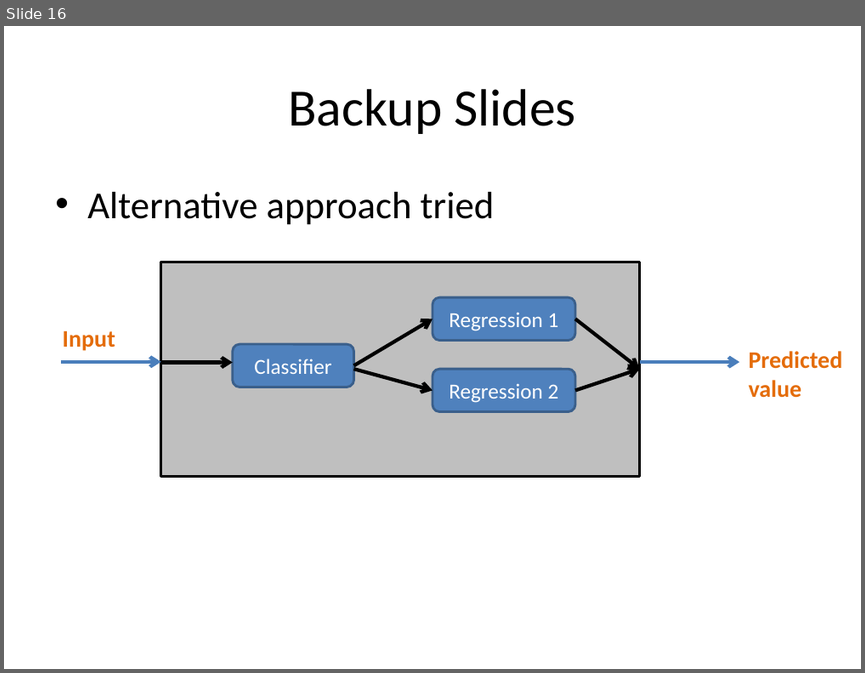
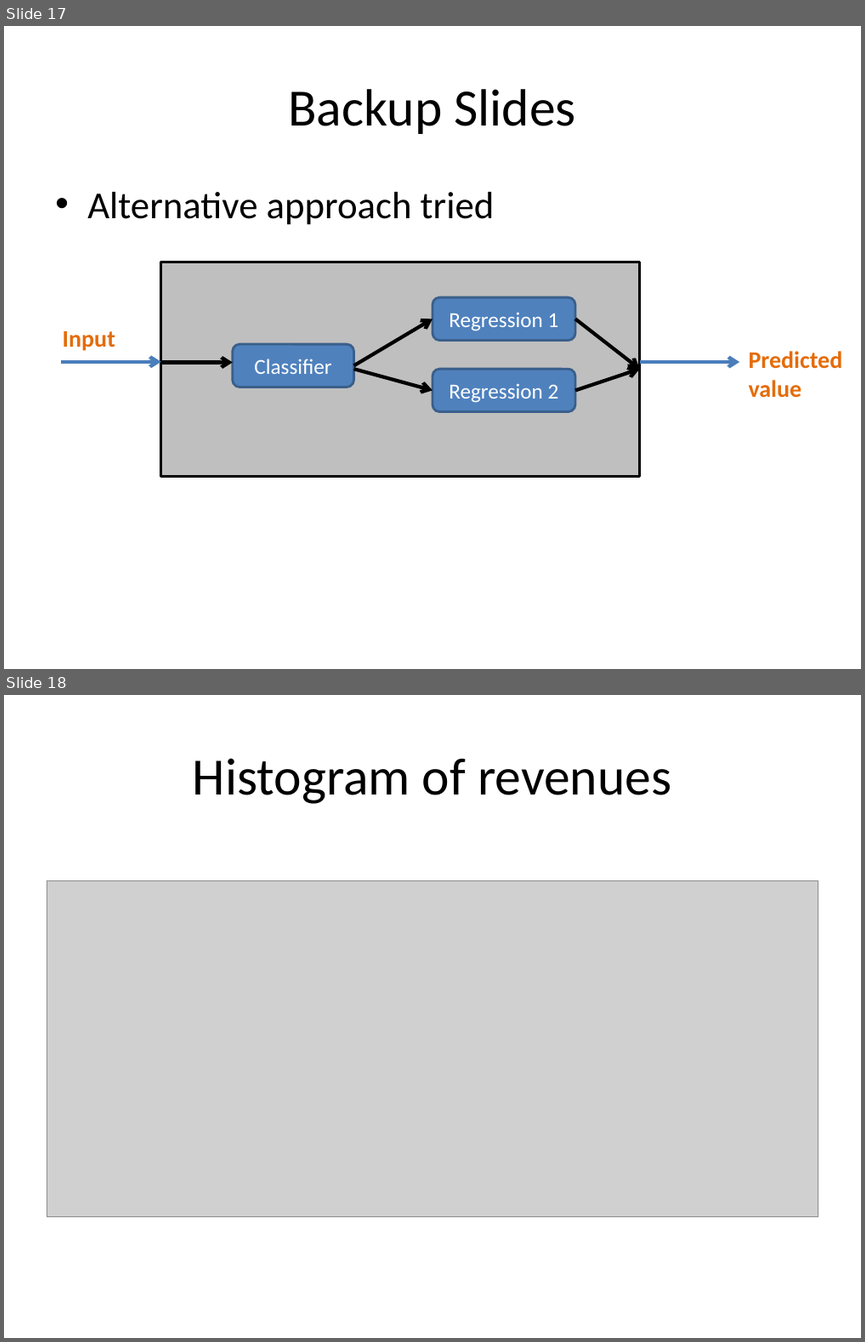
Before and after one commit to hxwang/revenue-prediction, a slide deck: doc/presentation/revenue-prediction.pptx. Shown one above the other, each under a label of ours: slide 16 before the commit, slides 17 and 18 after it. The pictures are 865x673 and 865x1342 pixels, drawn with LibreOffice and Linux fonts; fonts in the diff are those of the drawing; grey boxes stand for pictures. Boxes give left, top, right and bottom in pixels: in the first picture for what was removed or moved away, otherwise in the second. Text is boxed around its words. In the diff, an @@ line names an element or a change of style, - is before the commit and + after.

```diff
--- a/doc/presentation/revenue-prediction.pptx
+++ b/doc/presentation/revenue-prediction.pptx
@@ slide 18 added at (4,695,861,1338), background #FFFFFF @@
@@ title added at (193,758,671,804), 44 pt, text #000000 @@
+Histogram of revenues
@@ picture added at (46,881,818,1217) @@
@@ what was slide 16 is now slide 17 @@
```
Also in this commit, not shown: 1 slide changed, 2 other slides added, 1 slide removed, 1 other file.
